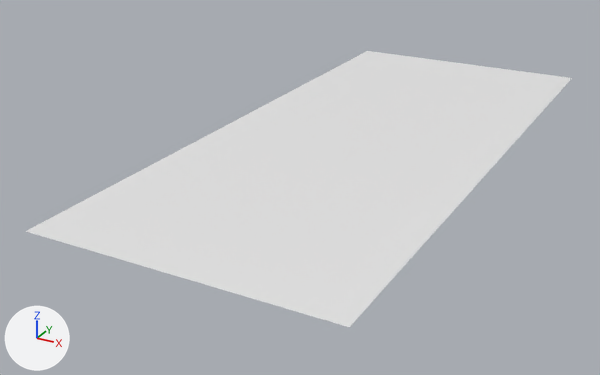
Two versions of the Blender file blender/dev/3d/edit/gelaende/campus.blend, one commit apart.
Both versions are drawn from a 50 mm lens placed at (127.0, -203.0, 146.0), pointed at (-59.0, 136.0, -23.0). The lights are fixed; the arrows at lower left show +X, +Y and +Z.
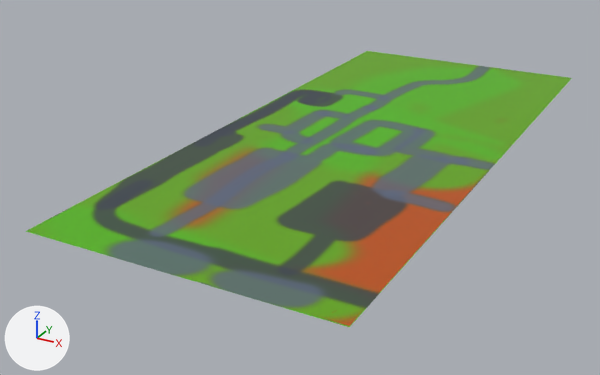
The change in detail:
Picture 'terrain texture' (img_terrain_texture) is new.
Material 'terrain material' (mat_terrain_material) is new.
Its texture is img_terrain_texture.
me_plane_001 has 16641 vertices, 16384 faces and spans x -0.5..0.5, y -0.5..0.5, z 0.0.
me_plane_001 now uses material mat_terrain_material (picture img_terrain_texture).

Changed parts and their boxes [x1, y1, x2, y2] in the pictures (600 x 375 px):
'Plane', recoloured (white to green)
    both: [26, 51, 572, 327]
